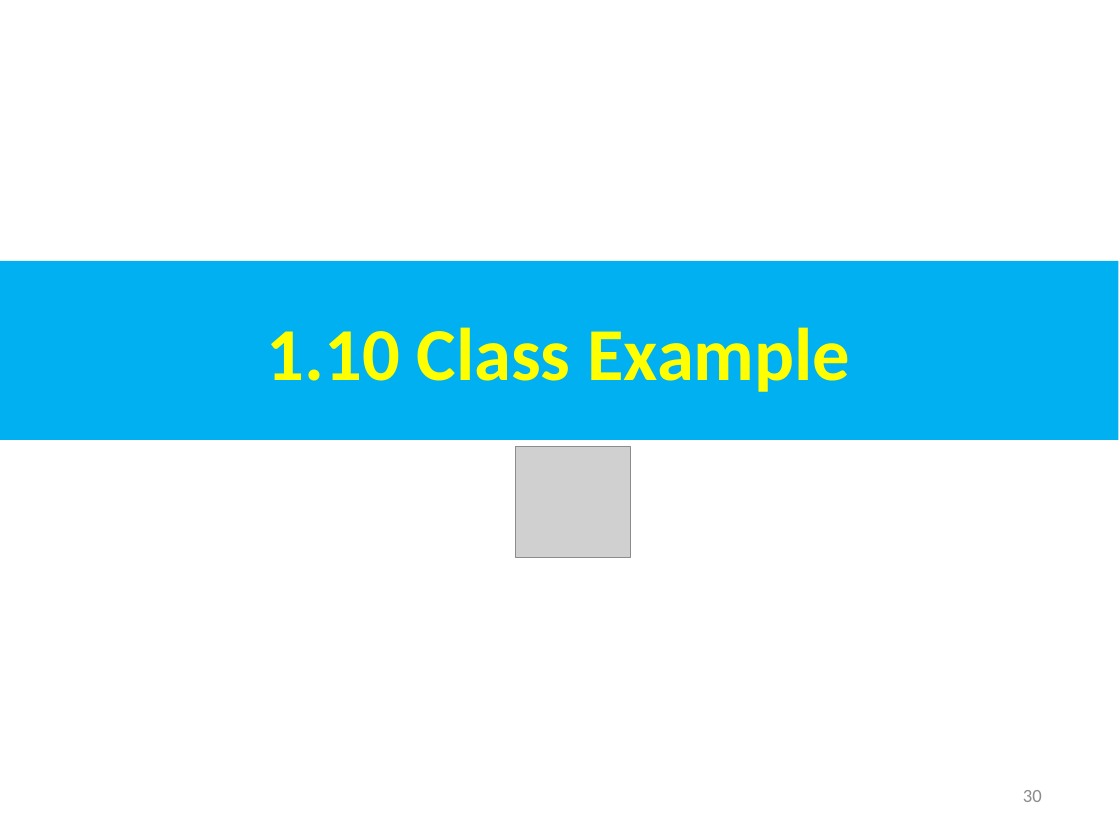
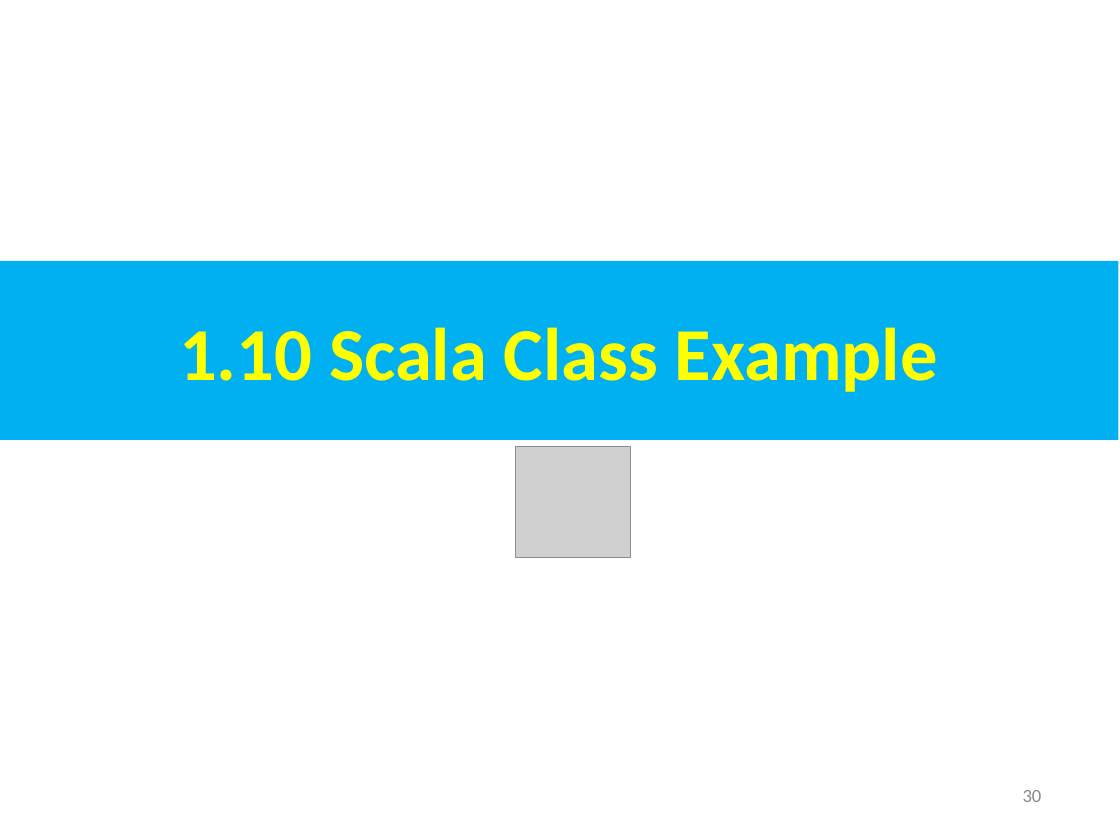
Before and after one commit to peterhchen/AIU_CS800_Chisel, a slide deck: slide 30 of 300_UCB_BC/001_Scala/000_Video/001_Scala.ppt. Drawn at 1120x840 pixels with LibreOffice and Linux fonts; fonts in the diff are those of the drawing; grey boxes stand for pictures. Boxes give left, top, right and bottom in pixels: in the first picture for what was removed or moved away, otherwise in the second. Text is boxed around its words. In the diff, an @@ line names an element or a change of style, - is before the commit and + after.

```diff
--- a/300_UCB_BC/001_Scala/000_Video/001_Scala.ppt
+++ b/300_UCB_BC/001_Scala/000_Video/001_Scala.ppt
@@ text in rectangle at (179, 327, 938, 392): text changed @@
-1.10 Class Example
+1.10 Scala Class Example
```
Also in this commit, not shown: 4 other slides changed, 9 slides added.
